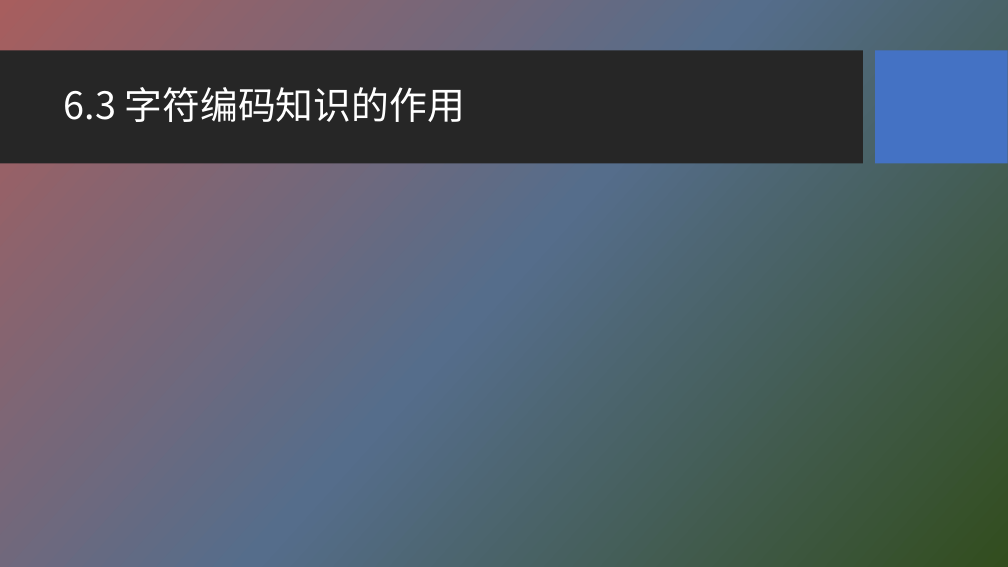
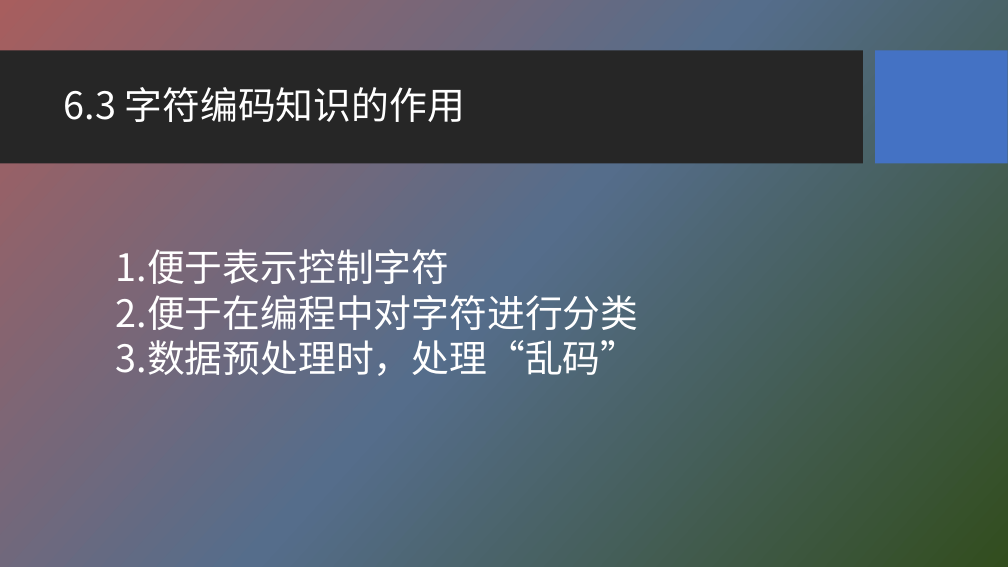
Before and after one commit to HBU/NLP_PPT, a slide deck: slide 22 of PPT-2020/ch06 字符编码与字频统计.pptx. Drawn at 1008x567 pixels with LibreOffice and Linux fonts; fonts in the diff are those of the drawing; background and template pictures are left out. Boxes give left, top, right and bottom in pixels: in the first picture for what was removed or moved away, otherwise in the second. Text is boxed around its words. In the diff, an @@ line names an element or a change of style, - is before the commit and + after.

```diff
--- a/PPT-2020/ch06 字符编码与字频统计.pptx
+++ b/PPT-2020/ch06 字符编码与字频统计.pptx
@@ text added at box(116, 249, 639, 376), 36 pt, text #FFFFFF @@
+1. 便于表示控制字符
+2. 便于在编程中对字符进行分类
+3. 数据预处理时，处理“乱码”
```
Also in this commit, not shown: 1 other slide changed, 6 slides added.
